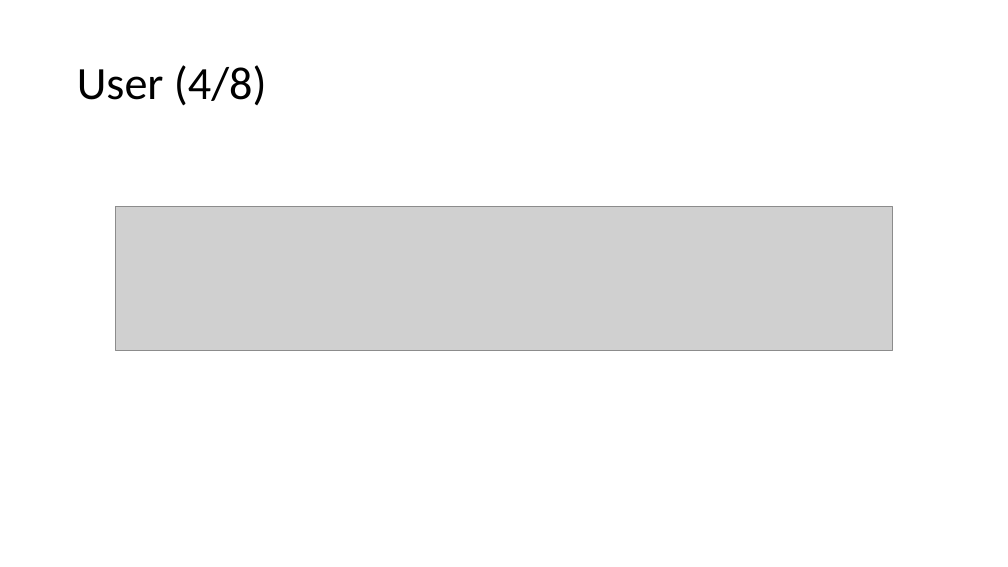
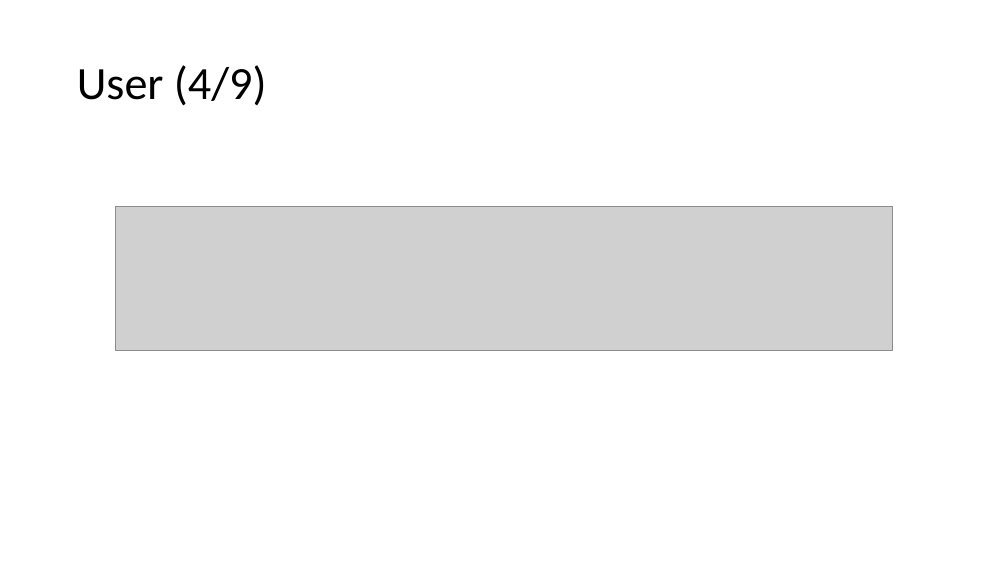
Before and after one commit to commerce-case-study/a-documentation, a slide deck: slide 5 of commerce_case_study.pptx. Drawn at 1008x567 pixels with LibreOffice and Linux fonts; fonts in the diff are those of the drawing; grey boxes stand for pictures. Boxes give left, top, right and bottom in pixels: in the first picture for what was removed or moved away, otherwise in the second. Text is boxed around its words. In the diff, an @@ line names an element or a change of style, - is before the commit and + after.

```diff
--- a/commerce_case_study.pptx
+++ b/commerce_case_study.pptx
@@ title at [77, 65, 267, 106]: text changed @@
-User (4/8)
+User (4/9)
```
Also in this commit, not shown: 7 other slides changed, 2 slides added.
